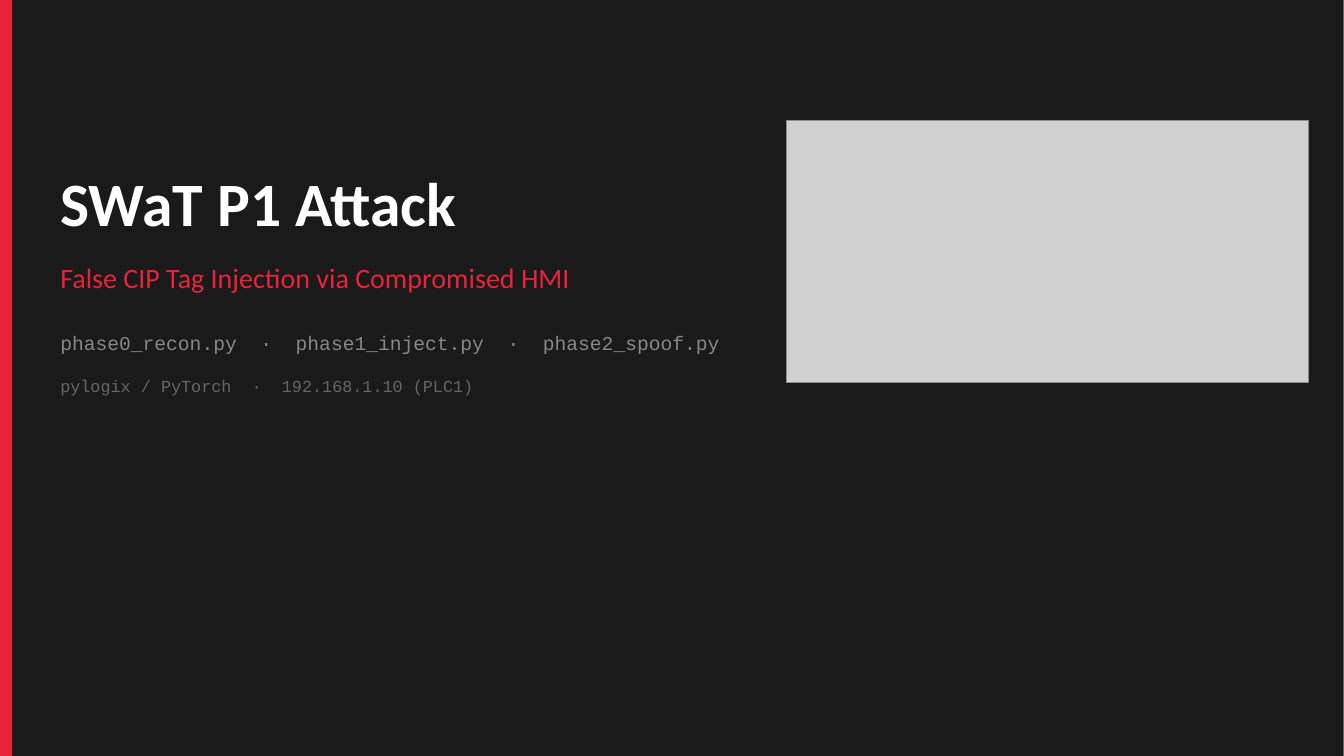
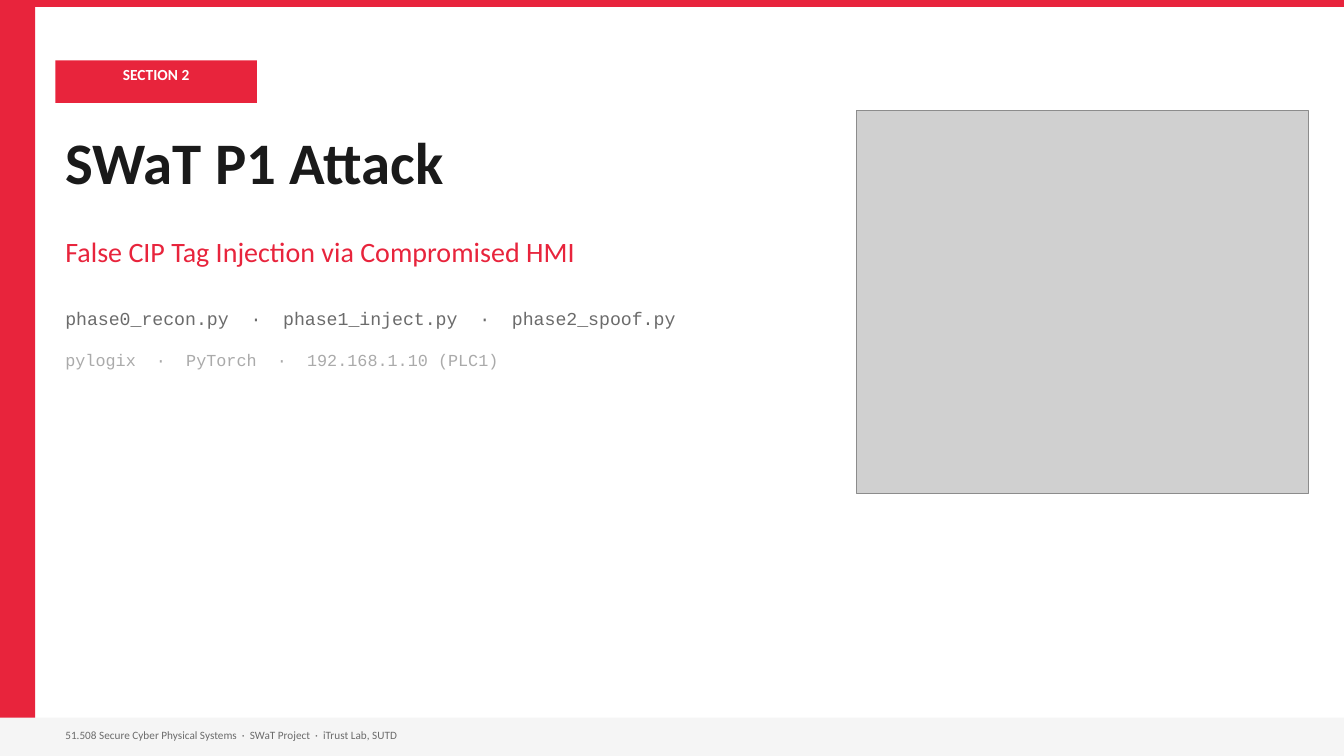
Before and after one commit to kinwee/swat-cps-project, a slide deck: slide 11 of slides/swat_sutd.pptx. Drawn at 1344x756 pixels with LibreOffice and Linux fonts; fonts in the diff are those of the drawing; grey boxes stand for pictures. Boxes give left, top, right and bottom in pixels: in the first picture for what was removed or moved away, otherwise in the second. Text is boxed around its words. In the diff, an @@ line names an element or a change of style, - is before the commit and + after.

Commit message:
fix section dividers (slides 11, 19, 30) to SUTD white theme

```diff
--- a/slides/swat_sutd.pptx
+++ b/slides/swat_sutd.pptx
@@ rectangle: place and size @@
-rectangle at (0,0,12,756)
+rectangle at (0,0,35,756)
@@ rectangle removed at (0,0,1344,756) @@
@@ rectangle added at (0,0,1344,7), fill #E8243C @@
@@ rectangle added at (55,60,257,103), fill #E8243C @@
@@ text added at (123,70,190,80), 11 pt, text #FFFFFF, bold @@
+SECTION 2
@@ picture: place and size @@
-picture at (786,121,1309,383)
+picture at (857,111,1309,494)
@@ text "SWaT P1 Attack": place and size @@
-text "SWaT P1 Attack" at (60,182,456,227)
+text "SWaT P1 Attack" at (65,142,444,185)
@@ text "SWaT P1 Attack" at (65,142,444,185): size 44 to 42 pt, text colour #FFFFFF to #1A1A1A; vertical alignment middle to top @@
@@ text "False CIP Tag Injection via ...": place and size @@
-text "False CIP Tag Injection via ..." at (60,268,569,293)
+text "False CIP Tag Injection via ..." at (65,242,574,267)
@@ text "False CIP Tag Injection via ..." at (65,242,574,267): vertical alignment middle to top @@
@@ text "phase0_recon.py · phase1_inject.py · phase2_spoof.py": place and size @@
-text "phase0_recon.py · phase1_inject.py · phase2_spoof.py" at (60,336,720,354)
+text "phase0_recon.py · phase1_inject.py · phase2_spoof.py" at (65,312,675,329)
@@ text "phase0_recon.py · phase1_inject.py · phase2_spoof.py" at (65,312,675,329): size 14 to 13 pt, text colour #888888 to #6B6B6B; vertical alignment middle to top @@
@@ text "pylogix · PyTorch · 192.168.1.10 ..." at (65,354,498,370): vertical alignment middle to top @@
@@ text at (65,354,498,370): text changed; text colour #666666 to #AAAAAA @@
-pylogix / PyTorch · 192.168.1.10 (PLC1)
+pylogix · PyTorch · 192.168.1.10 (PLC1)
@@ rectangle added at (0,718,1344,756), fill #F5F5F5 @@
@@ text added at (65,731,397,741), 8 pt, text #6B6B6B @@
+51.508 Secure Cyber Physical Systems · SWaT Project · iTrust Lab, SUTD
```
Also in this commit, not shown: 2 other slides changed.
